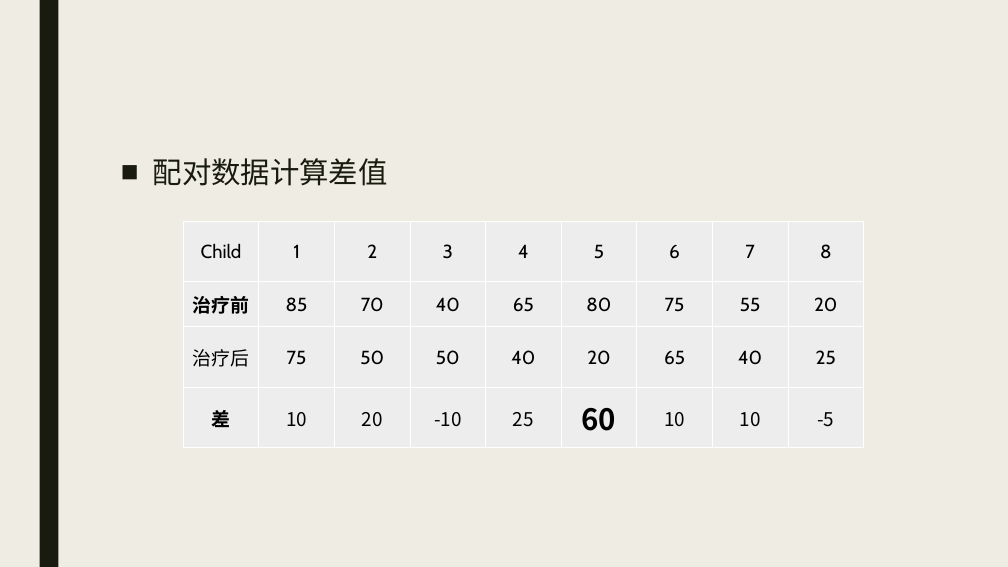
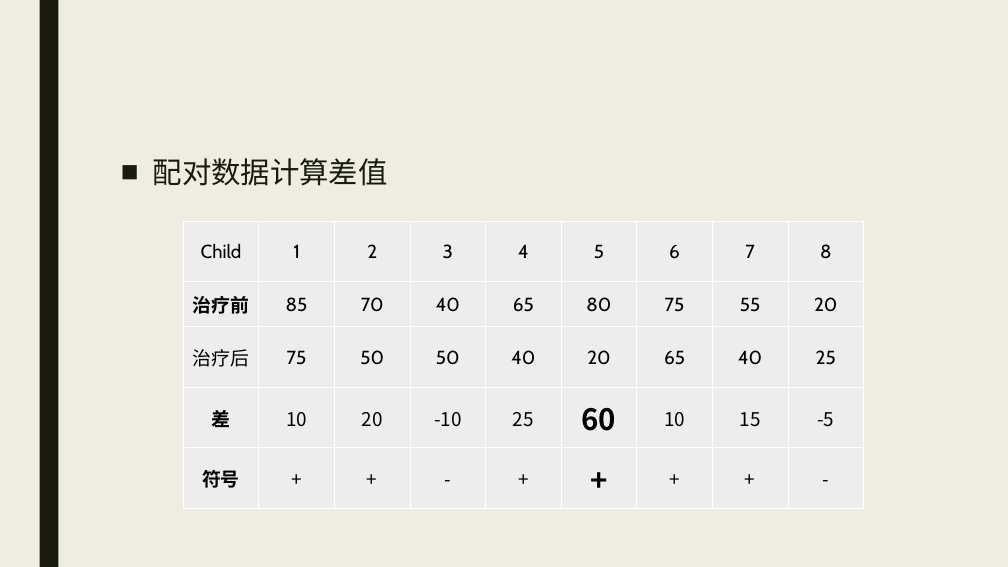
Before and after one commit to beneon/medstat, a slide deck: slide 23 of lect-8/非参数检验.pptx. Drawn at 1008x567 pixels with LibreOffice and Linux fonts; fonts in the diff are those of the drawing. Boxes give left, top, right and bottom in pixels: in the first picture for what was removed or moved away, otherwise in the second. Text is boxed around its words. In the diff, an @@ line names an element or a change of style, - is before the commit and + after.

```diff
--- a/lect-8/非参数检验.pptx
+++ b/lect-8/非参数检验.pptx
@@ table at (183, 221, 864, 508) @@
-row 4: 差 | 10 | 20 | -10 | 25 | 60 | 10 | 10 | -5
+row 4: 差 | 10 | 20 | -10 | 25 | 60 | 10 | 15 | -5
+row 5: 符号 | + | + | - | + | + | + | + | -
```
Also in this commit, not shown: 3 other slides changed, 14 slides added, 5 other files.
